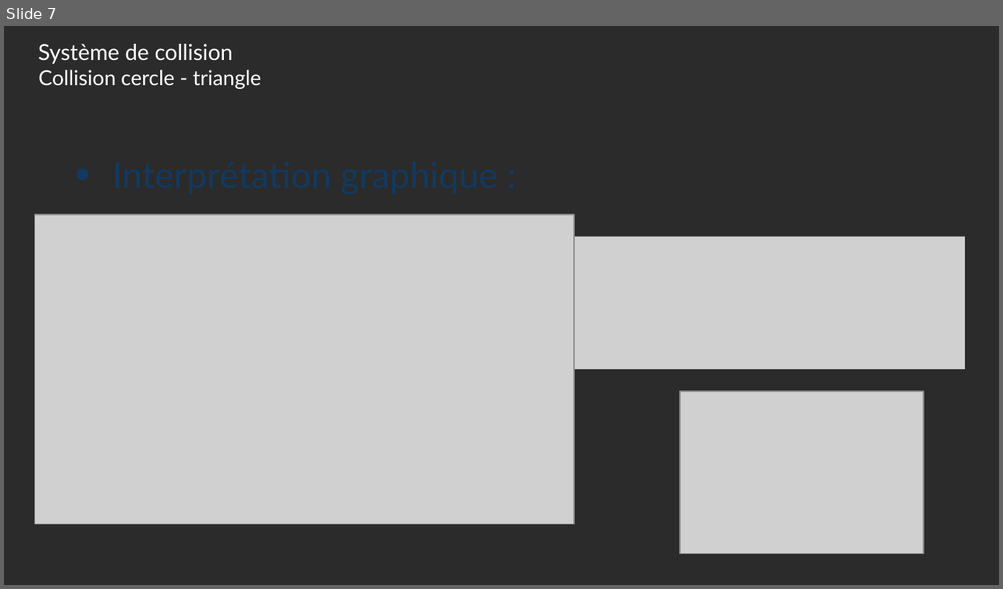
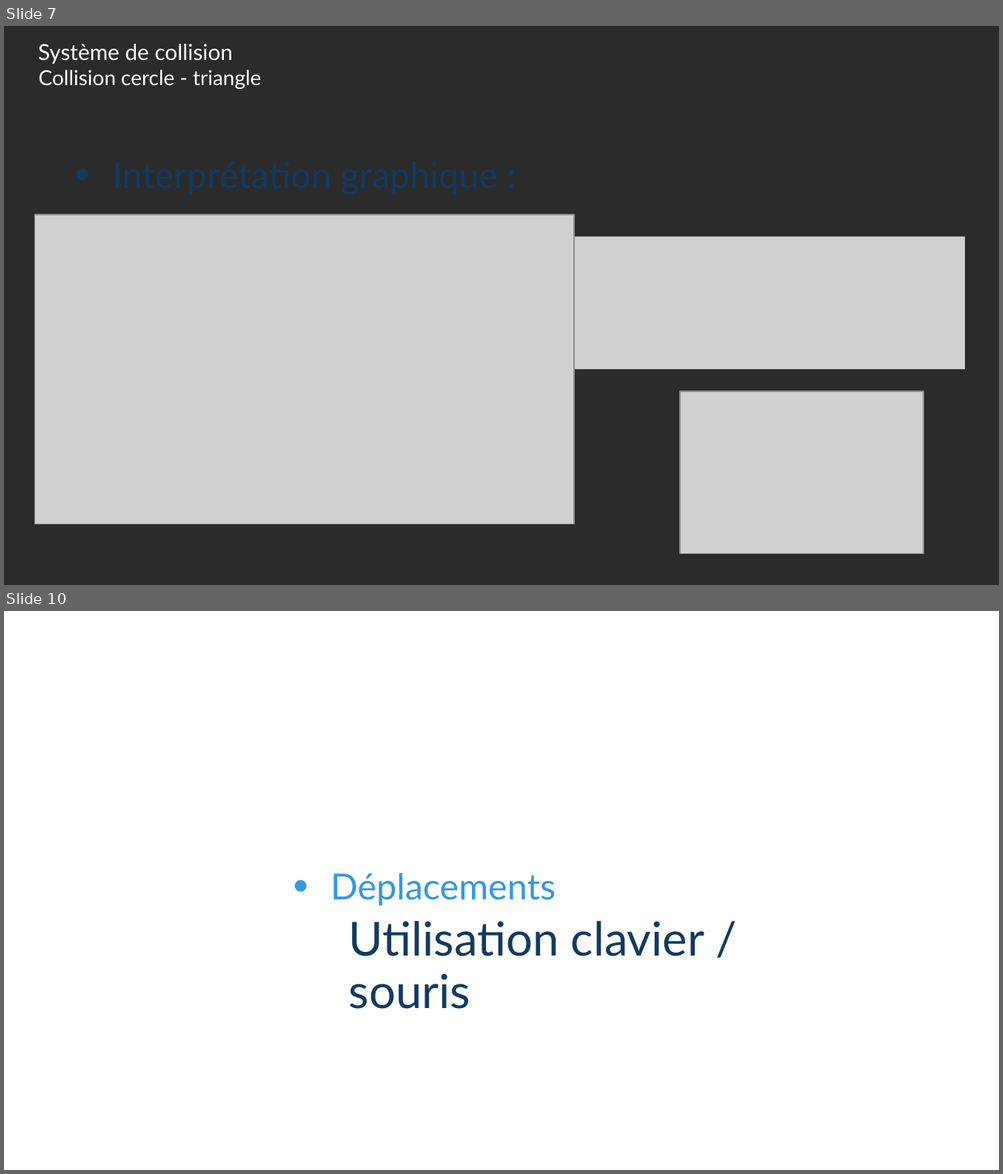
Before and after one commit to Tecnelm/ISN-SpaceInvaders, a slide deck: Présentation projet/Projet ISN.pptx. Shown one above the other, each under a label of ours: slide 7 before the commit, slides 7 and 10 after it; the slides between them are not shown. The pictures are 1003x589 and 1003x1174 pixels, drawn with LibreOffice and Linux fonts; fonts in the diff are those of the drawing; grey boxes stand for pictures; background and template pictures are left out; a plain dark background stands for a picture behind light text. Boxes give left, top, right and bottom in pixels: in the first picture for what was removed or moved away, otherwise in the second. Text is boxed around its words. In the diff, an @@ line names an element or a change of style, - is before the commit and + after.

```diff
--- a/Présentation projet/Projet ISN.pptx
+++ b/Présentation projet/Projet ISN.pptx
@@ slide 10 added at [4,611,999,1170], background picture (left out) @@
@@ text added at [330,873,555,906], 26 pt, text #3198E5 @@
+• Déplacements
@@ text added at [349,921,704,1009], 34 pt, text #123A61 @@
+Utilisation clavier / souris
```
Also in this commit, not shown: 1 slide changed, 7 other slides added, 4 slides removed, 10 other files.
